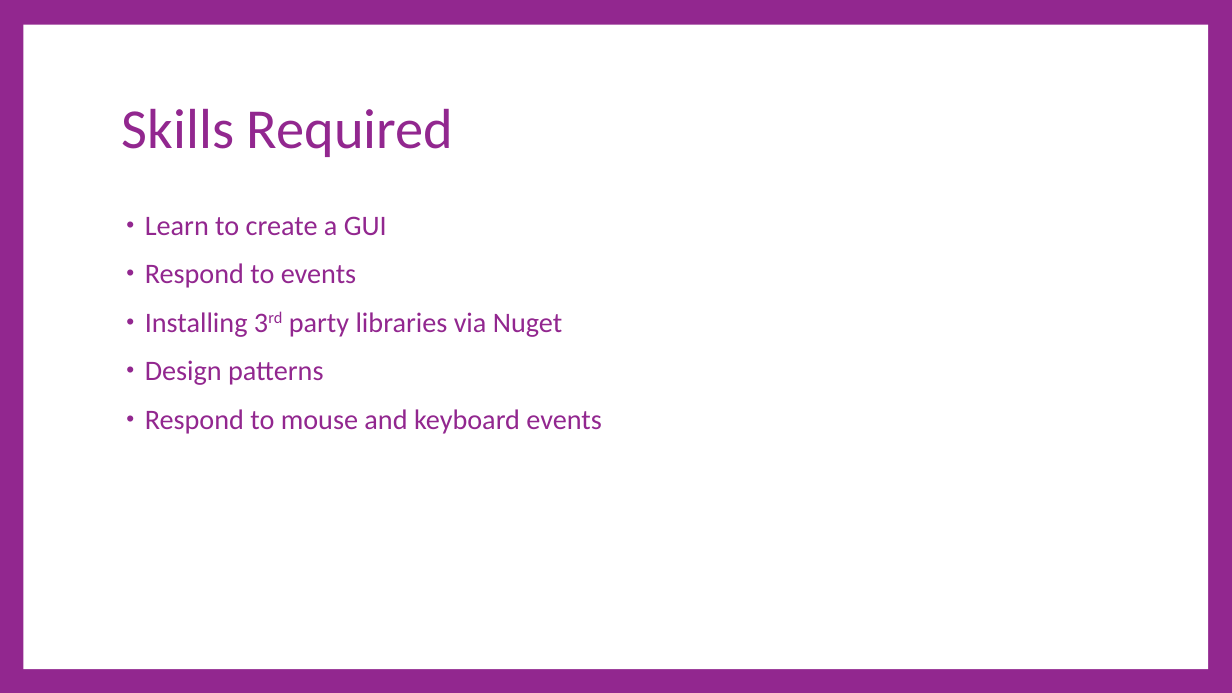
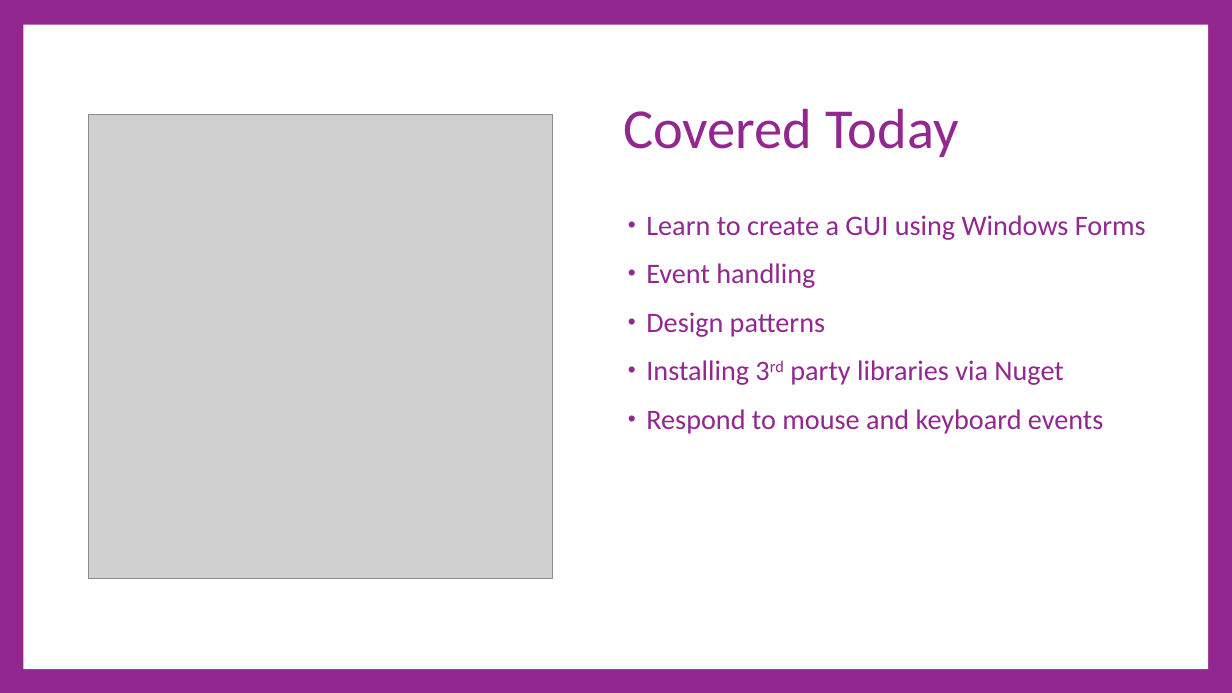
Before and after one commit to cdiggins/cs321, a slide deck: slide 4 of class-notes/cs321-winter-2023-lecture-15-final-project.pptx. Drawn at 1232x693 pixels with LibreOffice and Linux fonts; fonts in the diff are those of the drawing; grey boxes stand for pictures. Boxes give left, top, right and bottom in pixels: in the first picture for what was removed or moved away, otherwise in the second. Text is boxed around its words. In the diff, an @@ line names an element or a change of style, - is before the commit and + after.

```diff
--- a/class-notes/cs321-winter-2023-lecture-15-final-project.pptx
+++ b/class-notes/cs321-winter-2023-lecture-15-final-project.pptx
@@ rectangle removed at [23,25,1208,669] @@
@@ rectangle added at [23,25,1208,669], fill #FFFFFF @@
@@ picture added at [88,115,553,579] @@
@@ title at [623,108,958,157]: text changed @@
-Skills Required
+Covered Today
@@ text "Learn to create a GUI ...": place and size @@
-text "Learn to create a GUI ..." at [145,216,601,434]
+text "Learn to create a GUI ..." at [646,215,1146,434]
@@ text at [646,215,1146,337]: text changed @@
-• Learn to create a GUI
-• Respond to events
+• Learn to create a GUI using Windows Forms
+• Event handling
+• Design patterns
@@ text at [145,360,323,385]: paragraph removed @@
-• Design patterns
```
Also in this commit, not shown: 10 other slides changed, 9 slides added, 4 slides removed, 1 other file.
